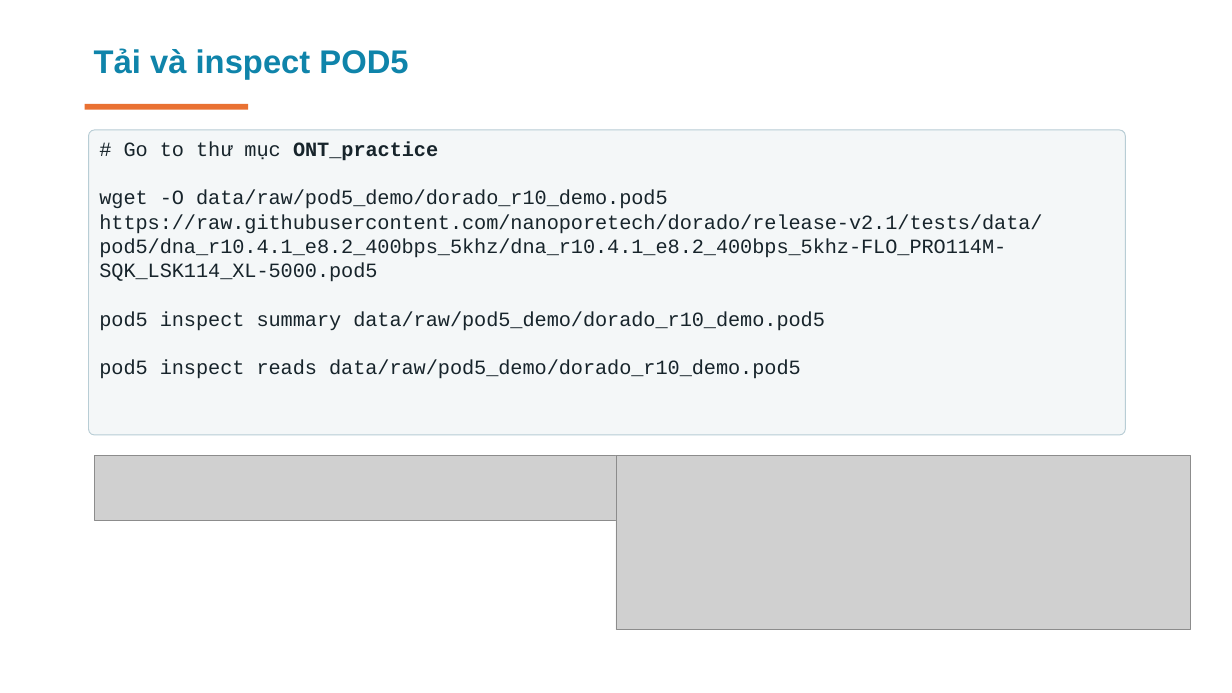
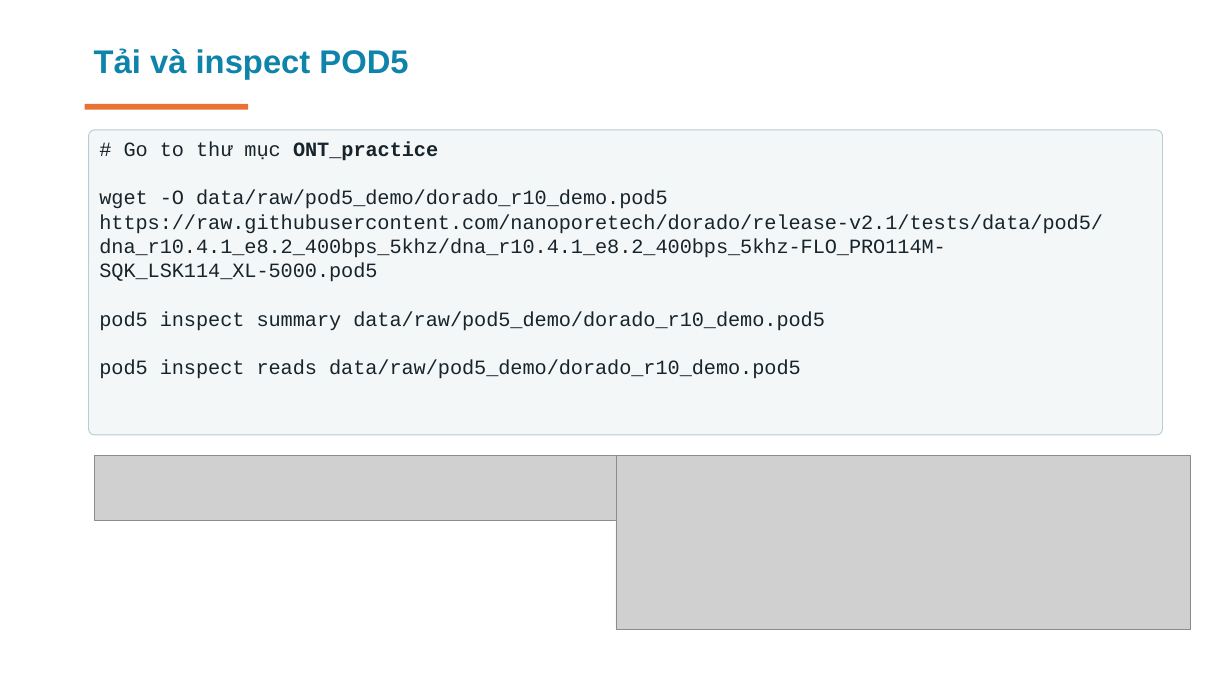
Before and after one commit to lamnvcnsh/ONT_Bioinformatics_Course, a slide deck: slide 11 of lectures/02/Lecture02.pptx. Drawn at 1232x693 pixels with LibreOffice and Linux fonts; fonts in the diff are those of the drawing; grey boxes stand for pictures. Boxes give left, top, right and bottom in pixels: in the first picture for what was removed or moved away, otherwise in the second. Text is boxed around its words. In the diff, an @@ line names an element or a change of style, - is before the commit and + after.

```diff
--- a/lectures/02/Lecture02.pptx
+++ b/lectures/02/Lecture02.pptx
@@ rounded rectangle "# Go to thư mục ...": place and size @@
-rounded rectangle "# Go to thư mục ..." at box(89, 130, 1126, 435)
+rounded rectangle "# Go to thư mục ..." at box(89, 130, 1163, 435)
```
Also in this commit, not shown: 2 other slides changed, 1 other file.
